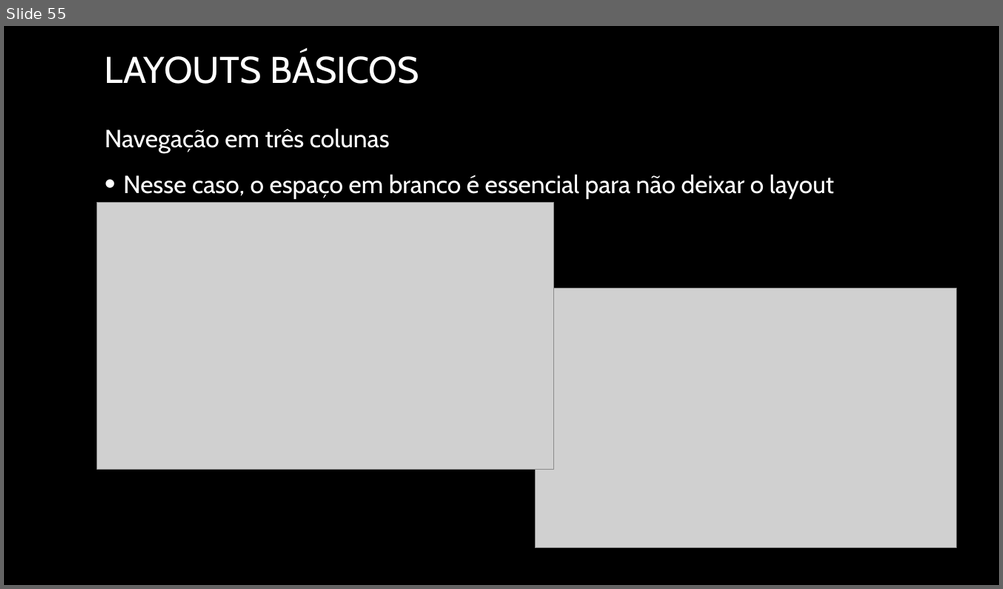
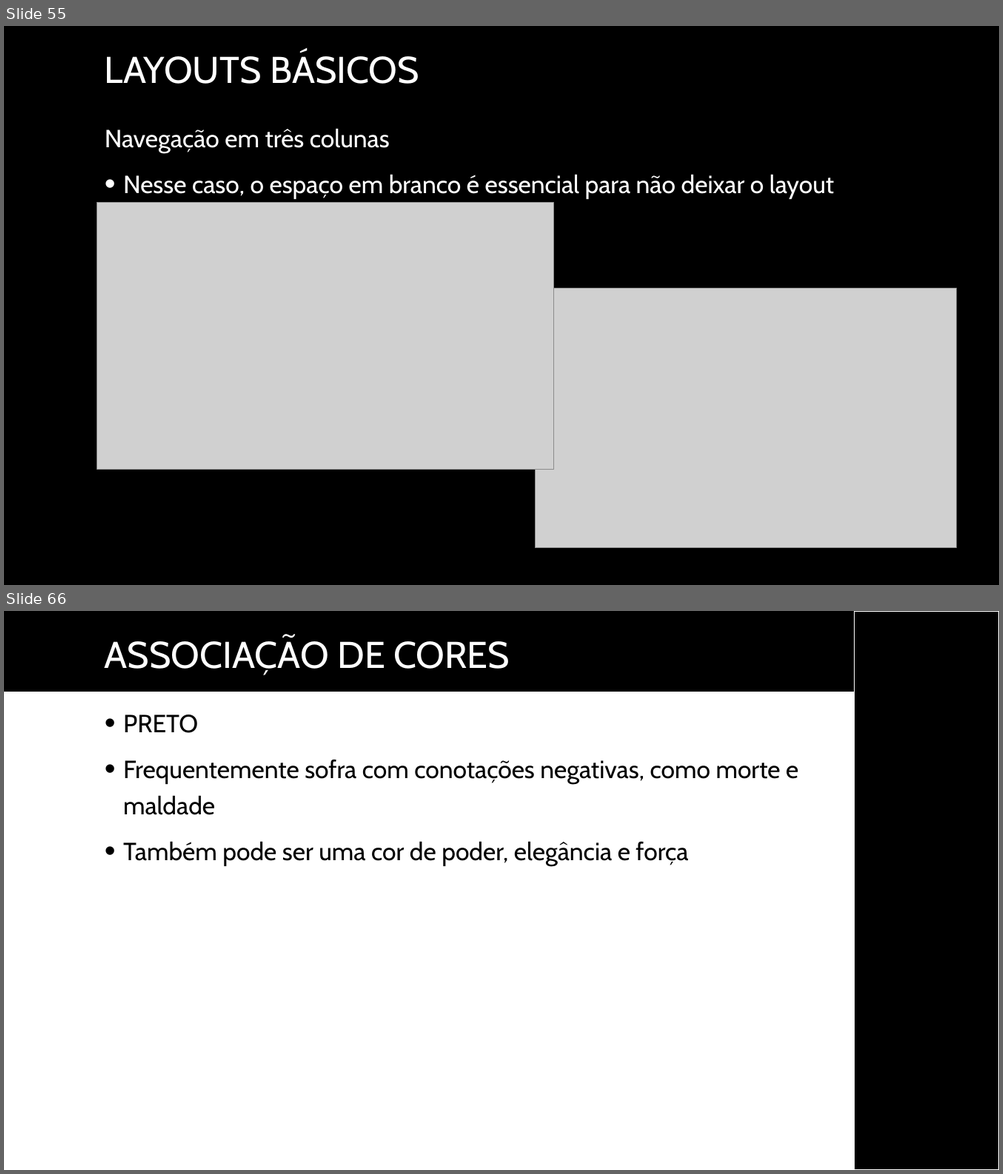
Before and after one commit to joelteixeiradacunha/aulas_php_mysql, a slide deck: Design/Design - Copia.pptx. Shown one above the other, each under a label of ours: slide 55 before the commit, slides 55 and 66 after it; the slides between them are not shown. The pictures are 1003x589 and 1003x1174 pixels, drawn with LibreOffice and Linux fonts; fonts in the diff are those of the drawing; grey boxes stand for pictures; background and template pictures are left out. Boxes give left, top, right and bottom in pixels: in the first picture for what was removed or moved away, otherwise in the second. Text is boxed around its words. In the diff, an @@ line names an element or a change of style, - is before the commit and + after.

```diff
--- a/Design/Design - Copia.pptx
+++ b/Design/Design - Copia.pptx
@@ slide 66 added at (4, 611, 999, 1170), background picture (left out) @@
@@ rectangle added at (854, 611, 999, 1170), fill #000000, outline #FFFFFF 1.25 pt @@
@@ title added at (105, 637, 509, 675), 36 pt, text #FFFFFF @@
+ASSOCIAÇÃO DE CORES
@@ rectangle added at (4, 692, 854, 1170), fill #FFFFFF, outline #FFFFFF 1.25 pt @@
@@ text added at (123, 715, 798, 866), 24 pt, text #000000 @@
+• PRETO
+• Frequentemente sofra com conotações negativas, como morte e maldade
+• Também pode ser uma cor de poder, elegância e força
```
Also in this commit, not shown: 10 other slides added, 6 other files.
